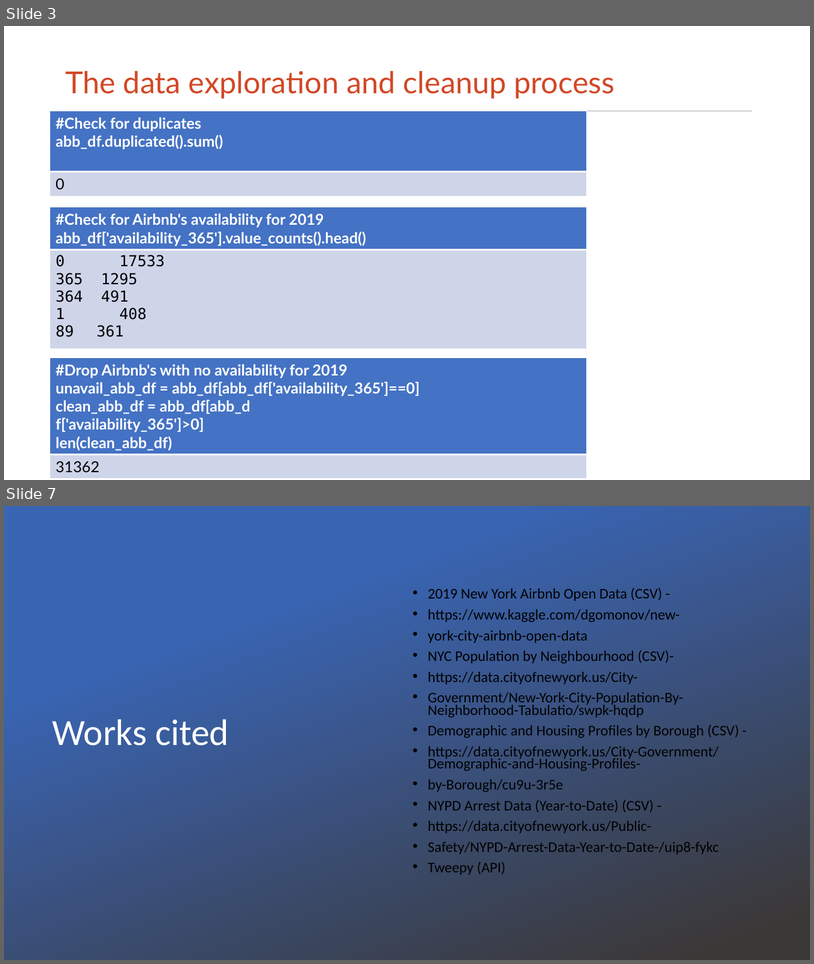
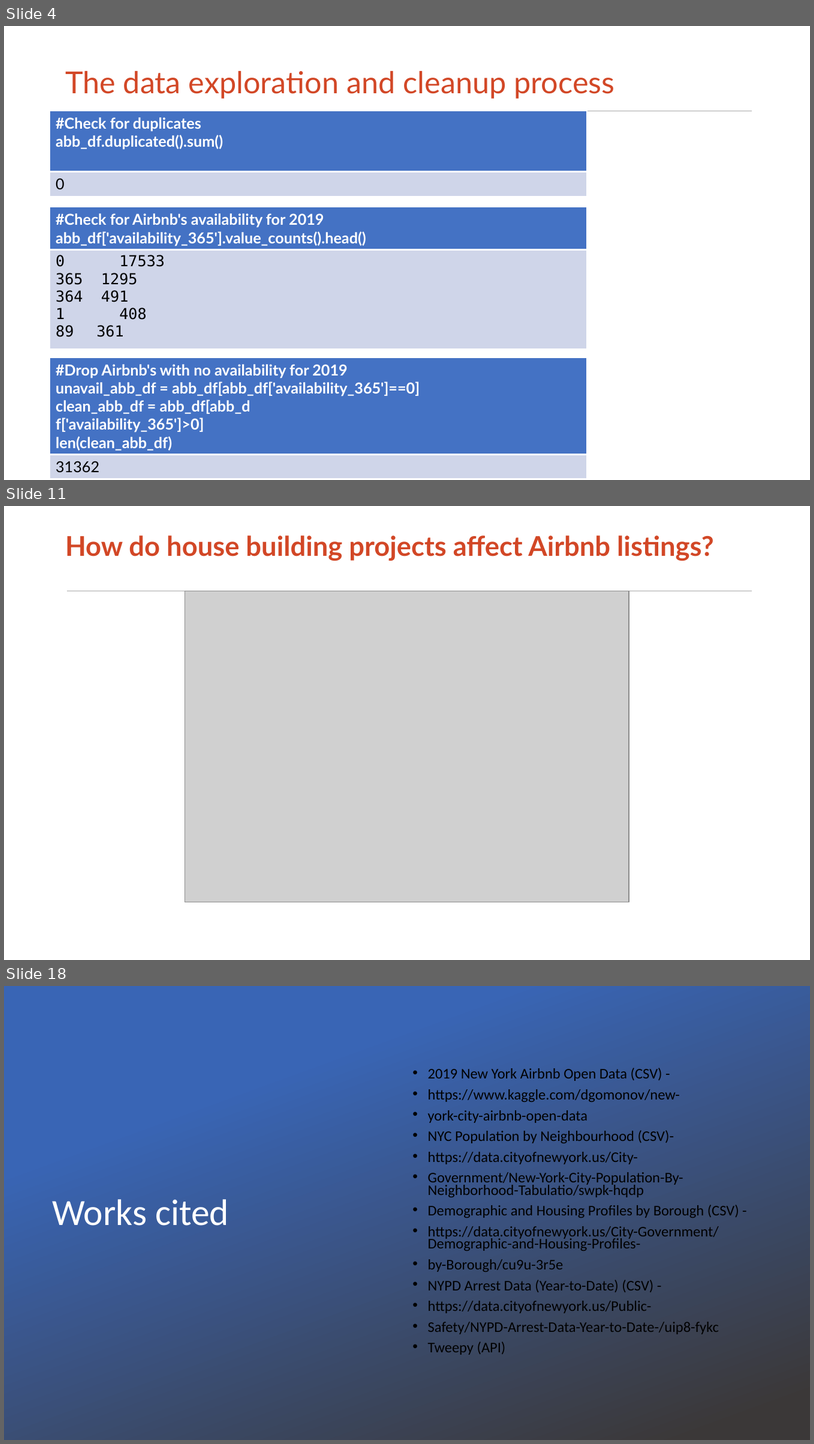
Before and after one commit to hayden4davey/Project1-Group2, a slide deck: Airbnb PPT.pptx. Shown one above the other, each under a label of ours: slides 3 and 7 before the commit, slides 4, 11 and 18 after it; the slides between them are not shown. The pictures are 814x964 and 814x1444 pixels, drawn with LibreOffice and Linux fonts; fonts in the diff are those of the drawing; grey boxes stand for pictures; background and template pictures are left out. Boxes give left, top, right and bottom in pixels: in the first picture for what was removed or moved away, otherwise in the second. Text is boxed around its words. In the diff, an @@ line names an element or a change of style, - is before the commit and + after.

```diff
--- a/Airbnb PPT.pptx
+++ b/Airbnb PPT.pptx
@@ slide 11 added at (x1=4, y1=506, x2=810, y2=960), background #FFFFFF; not listed: 1 template element that a slide beside it also shows @@
@@ title added at (x1=65, y1=535, x2=714, y2=561), 32.4 pt, text #D24726, bold @@
+How do house building projects affect Airbnb listings?
@@ picture added at (x1=185, y1=591, x2=630, y2=901) @@
@@ what was slide 3 is now slide 4 @@
@@ what was slide 7 is now slide 18 @@
```
Also in this commit, not shown: 2 slides changed, 11 other slides added, 1 slide removed, 2 other files.
